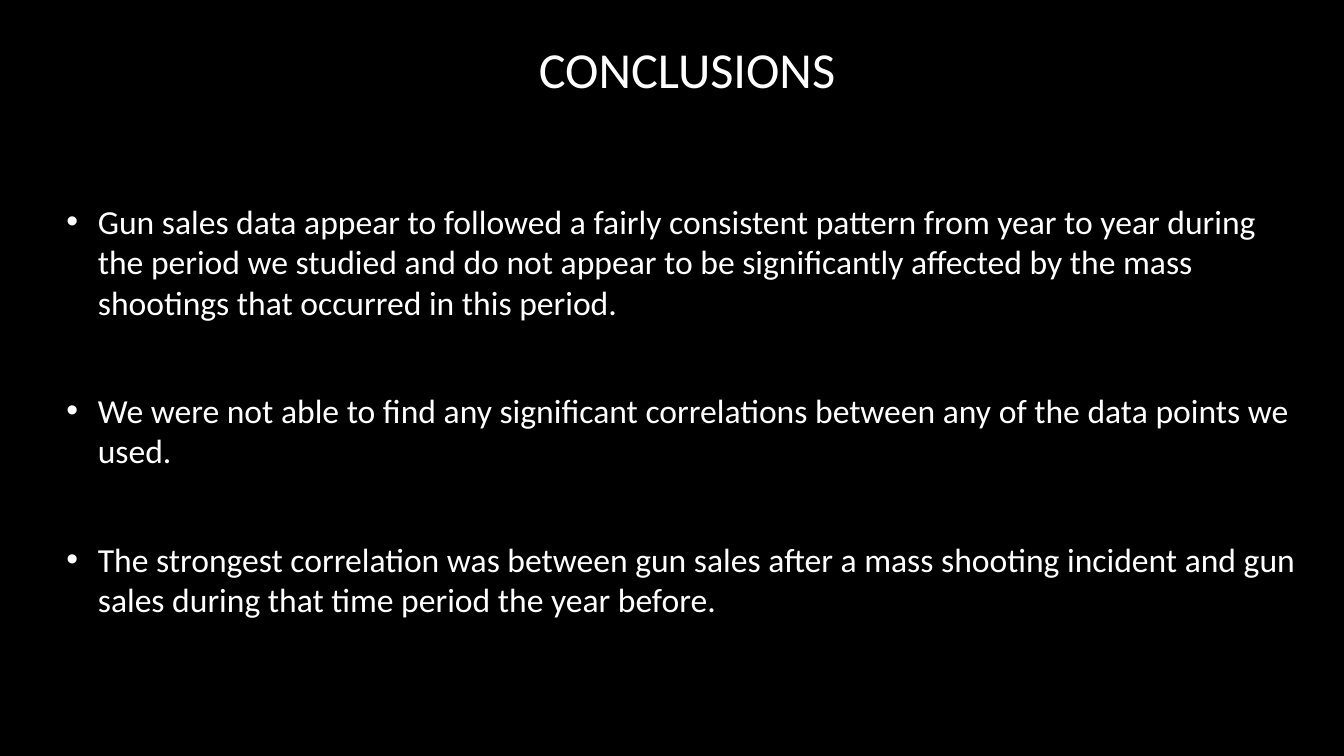
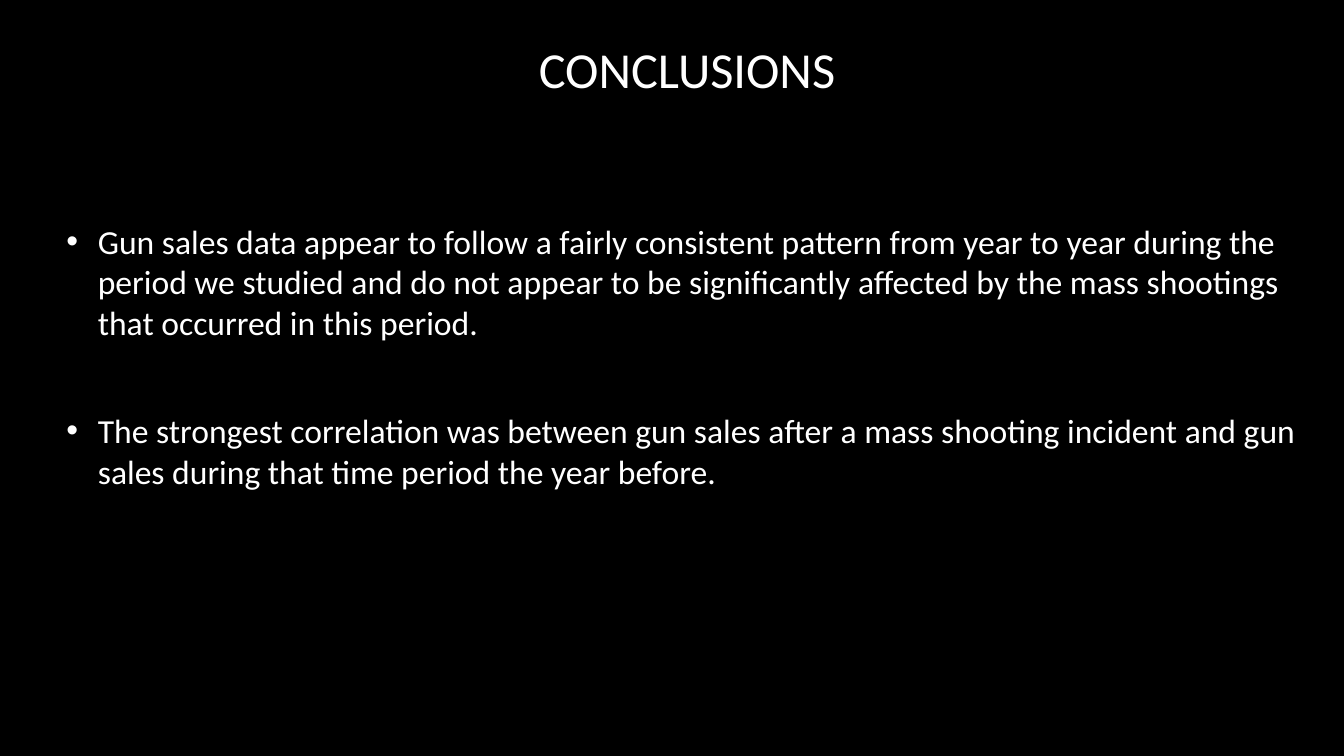
Before and after one commit to tmartinez52/Driving-Gun-Sales, a slide deck: slide 31 of Data Merged/Mass Shooting and Gun purchases in U.S.A .pptx. Drawn at 1344x756 pixels with LibreOffice and Linux fonts; fonts in the diff are those of the drawing; background and template pictures are left out. Boxes give left, top, right and bottom in pixels: in the first picture for what was removed or moved away, otherwise in the second. Text is boxed around its words. In the diff, an @@ line names an element or a change of style, - is before the commit and + after.

```diff
--- a/Data Merged/Mass Shooting and Gun purchases in U.S.A .pptx
+++ b/Data Merged/Mass Shooting and Gun purchases in U.S.A .pptx
@@ text at [98, 230, 1279, 341]: text changed @@
-• Gun sales data appear to followed a fairly consistent pattern from year to year during the period we studied and do not appear to be significantly affected by the mass shootings that occurred in this period.
-• We were not able to find any significant correlations between any of the data points we used.
+• Gun sales data appear to follow a fairly consistent pattern from year to year during the period we studied and do not appear to be significantly affected by the mass shootings that occurred in this period.
```
Also in this commit, not shown: 3 other slides changed, 3 slides added.
